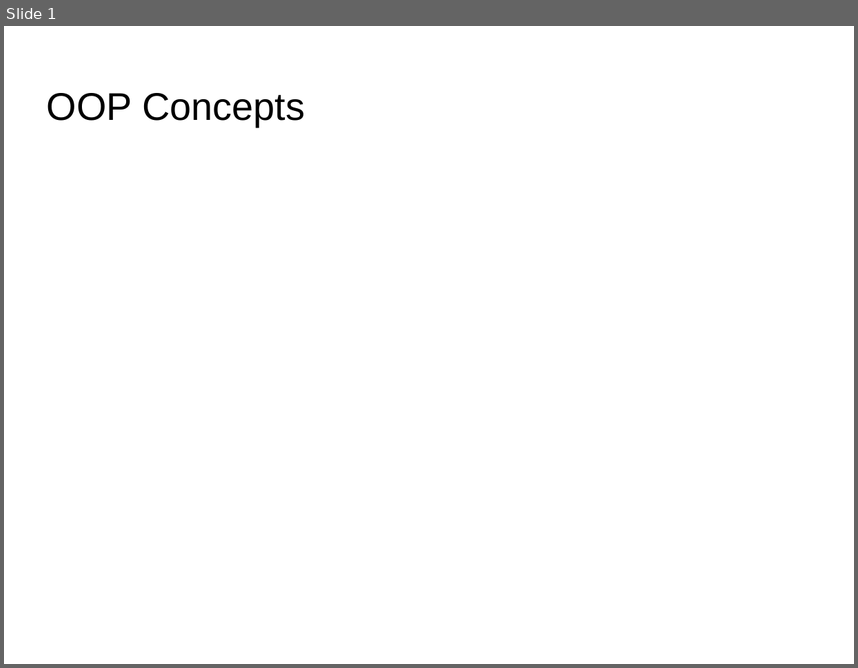
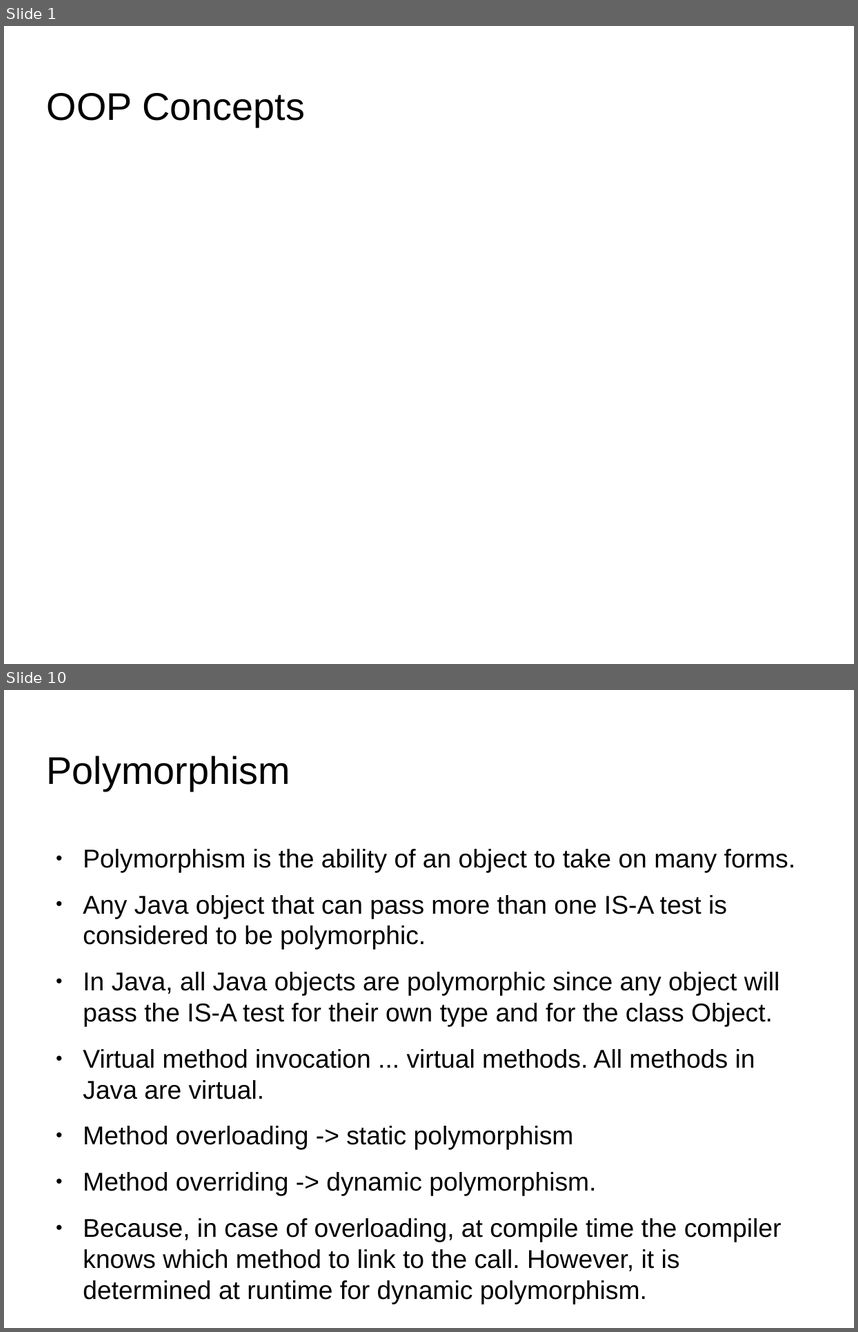
Before and after one commit to tanmayrajani/Internship_PreWork, a slide deck: OOP/OOP_Concepts.odp. Shown one above the other, each under a label of ours: slide 1 before the commit, slides 1 and 10 after it; the slides between them are not shown. The pictures are 858x668 and 858x1332 pixels, drawn with LibreOffice and Linux fonts; fonts in the diff are those of the drawing; background and template pictures are left out. Boxes give left, top, right and bottom in pixels: in the first picture for what was removed or moved away, otherwise in the second. Text is boxed around its words. In the diff, an @@ line names an element or a change of style, - is before the commit and + after.

```diff
--- a/OOP/OOP_Concepts.odp
+++ b/OOP/OOP_Concepts.odp
@@ slide 10 added at <box>4,690,854,1328</box>, background picture (left out) @@
@@ title added at <box>47,756,291,791</box>, 36 pt, text #000000 @@
+Polymorphism
@@ text added at <box>83,849,795,1303</box>, 24.1 pt, text #000000 @@
+● Polymorphism is the ability of an object to take on many forms.
+● Any Java object that can pass more than one IS-A test is considered to be polymorphic.
+● In Java, all Java objects are polymorphic since any object will pass the IS-A test for their own type and for the class Object.
+● Virtual method invocation ... virtual methods. All methods in Java are virtual.
+● Method overloading -> static polymorphism
+● Method overriding -> dynamic polymorphism.
+● Because, in case of overloading, at compile time the compiler knows which method to link to the call. However, it is determined at runtime for dynamic polymorphism.
```
Also in this commit, not shown: 14 other slides added, 4 other files.
